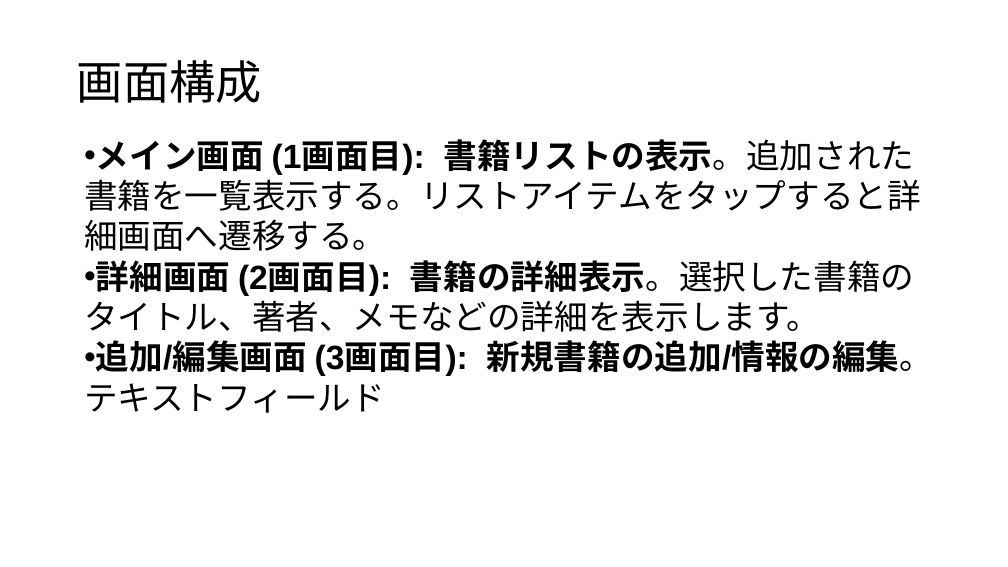
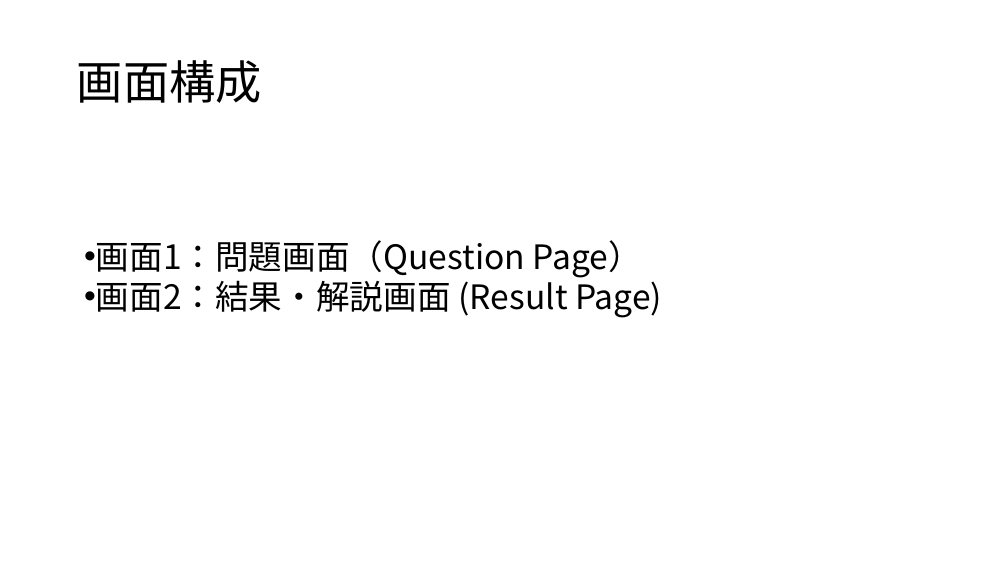
Before and after one commit to Maple-robin/flutter2025, a slide deck: slide 3 of flutter_仕様書.pptx. Drawn at 1008x567 pixels with LibreOffice and Linux fonts; fonts in the diff are those of the drawing. Boxes give left, top, right and bottom in pixels: in the first picture for what was removed or moved away, otherwise in the second. Text is boxed around its words. In the diff, an @@ line names an element or a change of style, - is before the commit and + after.

```diff
--- a/flutter_仕様書.pptx
+++ b/flutter_仕様書.pptx
@@ text at (x1=96, y1=240, x2=662, y2=318): text changed; font Arial to Noto Sans CJK JP @@
-• メイン画面 (1画面目): 書籍リストの表示。追加された書籍を一覧表示する。リストアイテムをタップすると詳細画面へ遷移する。
-• 詳細画面 (2画面目): 書籍の詳細表示。選択した書籍のタイトル、著者、メモなどの詳細を表示します。
-• 追加/編集画面 (3画面目): 新規書籍の追加/情報の編集。テキストフィールド
+• 画面1：問題画面（Question Page）
+• 画面2：結果・解説画面 (Result Page)
```
Also in this commit, not shown: 1 other slide changed.
